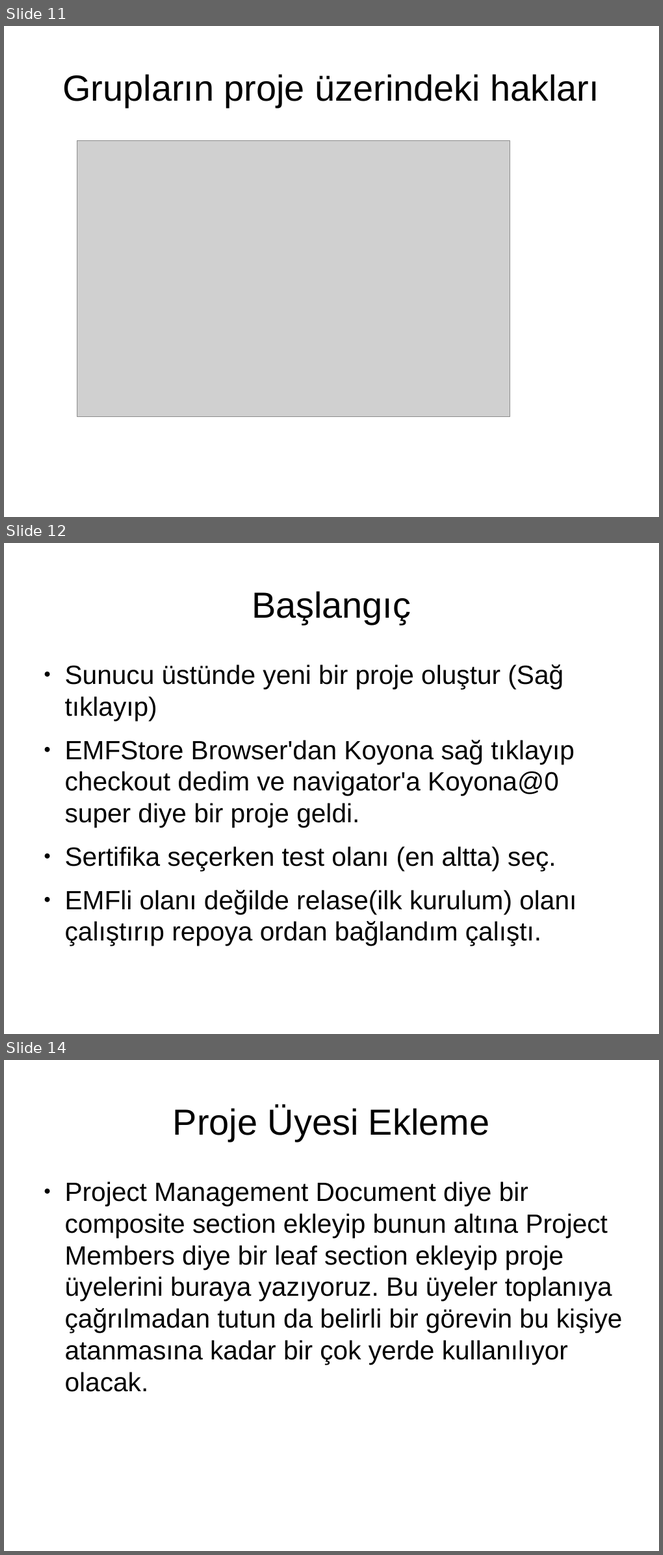
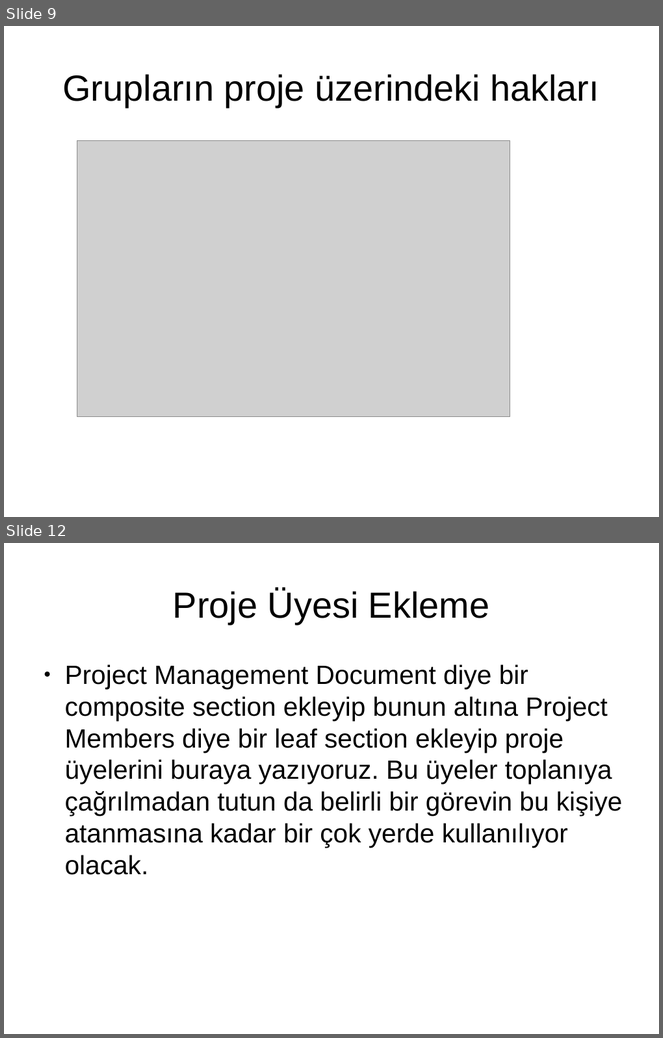
Before and after one commit to pars-linux/uludag, a slide deck: playground/mehmet/unicase2.odp. Shown one above the other, each under a label of ours: slides 11, 12 and 14 before the commit, slides 9 and 12 after it; the slides between them are not shown. The pictures are 663x1555 and 663x1038 pixels, drawn with LibreOffice and Linux fonts; fonts in the diff are those of the drawing; grey boxes stand for pictures. Boxes give left, top, right and bottom in pixels: in the first picture for what was removed or moved away, otherwise in the second. Text is boxed around its words. In the diff, an @@ line names an element or a change of style, - is before the commit and + after.

```diff
--- a/playground/mehmet/unicase2.odp
+++ b/playground/mehmet/unicase2.odp
@@ slide 12 removed at bbox=[4, 543, 659, 1034], background #FFFFFF @@
@@ title removed at bbox=[252, 591, 411, 624] @@
-Başlangıç
@@ text removed at bbox=[65, 665, 577, 946] @@
-● Sunucu üstünde yeni bir proje oluştur (Sağ tıklayıp)
-● EMFStore Browser'dan Koyona sağ tıklayıp checkout dedim ve navigator'a Koyona@0 super diye bir proje geldi.
-● Sertifika seçerken test olanı (en altta) seç.
-● EMFli olanı değilde relase(ilk kurulum) olanı çalıştırıp repoya ordan bağlandım çalıştı.
@@ what was slide 11 is now slide 9 @@
@@ what was slide 14 is now slide 12 @@
```
Also in this commit, not shown: 8 slides changed, 6 slides added, 6 other slides removed, 1 other file.
